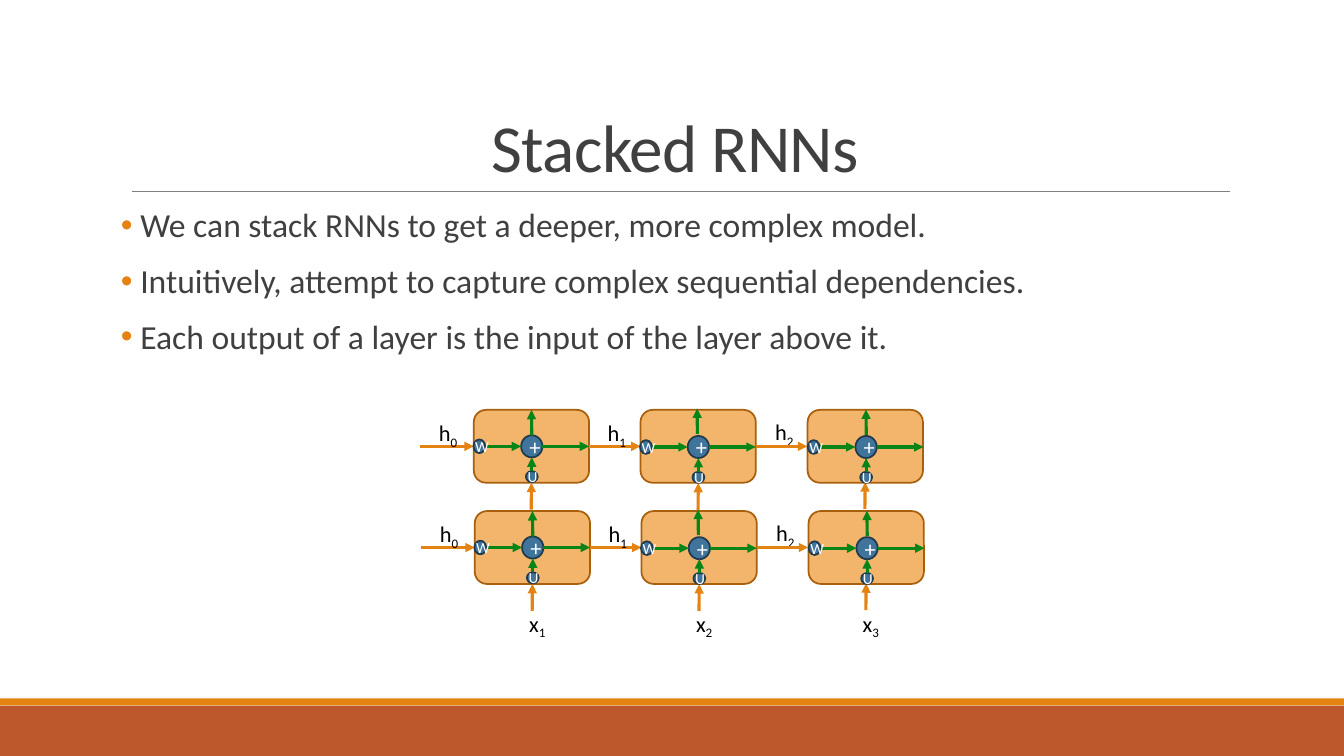
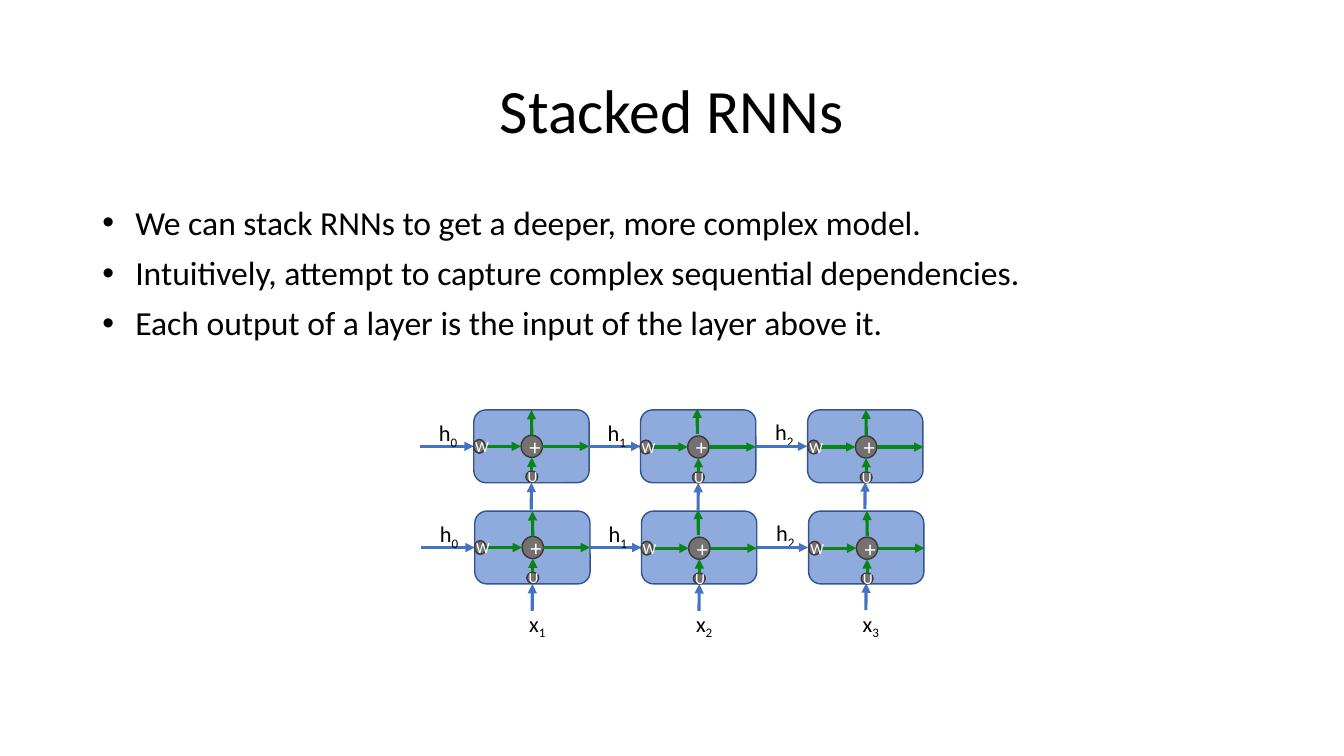
Before and after one commit to TomerVolk/NLP_2021_2022_Winter_Tutorials, a slide deck: slide 8 of Tutorial_04/Tutorial 04 - RNN and LSTM.pptx. Drawn at 1344x756 pixels with LibreOffice and Linux fonts; fonts in the diff are those of the drawing. Boxes give left, top, right and bottom in pixels: in the first picture for what was removed or moved away, otherwise in the second. Text is boxed around its words. In the diff, an @@ line names an element or a change of style, - is before the commit and + after.

```diff
--- a/Tutorial_04/Tutorial 04 - RNN and LSTM.pptx
+++ b/Tutorial_04/Tutorial 04 - RNN and LSTM.pptx
@@ title "Stacked RNNs" moved from (x1=492, y1=125, x2=858, y2=173) to (x1=500, y1=90, x2=844, y2=134) @@
@@ title "Stacked RNNs" at (x1=500, y1=90, x2=844, y2=134): size 48 to 44 pt, text colour #404040 to #000000, letter spacing -0.5 to 0 pt; line spacing 0.85 to 0.9; vertical alignment bottom to middle @@
@@ text "We can stack RNNs to ..." at (x1=135, y1=211, x2=1020, y2=341): text colour #404040 to #000000; indent changed; less space between paragraphs @@
@@ line removed from (132, 192) to (1231, 192) @@
@@ arrow (420, 447) - (474, 447): stroke #E48312 2.25 pt to #4472C4 2.25 pt @@
@@ arrow (589, 447) - (640, 447): stroke #E48312 2.25 pt to #4472C4 2.25 pt @@
@@ arrow (756, 447) - (808, 447): stroke #E48312 2.25 pt to #4472C4 2.25 pt @@
@@ arrow (531, 510) - (531, 483): stroke #E48312 2.25 pt to #4472C4 2.25 pt @@
@@ arrow (699, 510) - (699, 483): stroke #E48312 2.25 pt to #4472C4 2.25 pt @@
@@ arrow (865, 509) - (865, 482): stroke #E48312 2.25 pt to #4472C4 2.25 pt @@
@@ fill #F3B56C to #8FAADC; outline #A9610D 1.25 pt to #325491 1 pt in 6 elements at (x1=474, y1=410, x2=589, y2=483), (x1=640, y1=410, x2=755, y2=483), (x1=808, y1=410, x2=923, y2=483), (x1=475, y1=511, x2=590, y2=584), (x1=641, y1=511, x2=756, y2=584), (x1=809, y1=511, x2=924, y2=584) @@
@@ fill #40749B to #767171; outline #203A4E 1.25 pt to #3B3838 1 pt in 18 elements at (x1=474, y1=440, x2=486, y2=454), (x1=526, y1=471, x2=538, y2=482), (x1=640, y1=441, x2=652, y2=455), (x1=693, y1=472, x2=705, y2=483), (x1=808, y1=441, x2=820, y2=455), (x1=860, y1=472, x2=872, y2=483), (x1=475, y1=540, x2=487, y2=555), (x1=527, y1=573, x2=539, y2=584), (x1=641, y1=541, x2=653, y2=556), (x1=694, y1=573, x2=706, y2=584), (x1=809, y1=541, x2=821, y2=556), (x1=861, y1=573, x2=873, y2=584), (x1=521, y1=436, x2=542, y2=458), (x1=688, y1=436, x2=709, y2=458), (x1=856, y1=436, x2=877, y2=458), (x1=522, y1=536, x2=543, y2=559), (x1=689, y1=537, x2=710, y2=560), (x1=857, y1=537, x2=878, y2=560) @@
@@ arrow (421, 547) - (475, 547): stroke #E48312 2.25 pt to #4472C4 2.25 pt @@
@@ arrow (590, 547) - (641, 547): stroke #E48312 2.25 pt to #4472C4 2.25 pt @@
@@ arrow (757, 547) - (809, 547): stroke #E48312 2.25 pt to #4472C4 2.25 pt @@
@@ arrow (532, 611) - (532, 584): stroke #E48312 2.25 pt to #4472C4 2.25 pt @@
@@ arrow (699, 611) - (700, 584): stroke #E48312 2.25 pt to #4472C4 2.25 pt @@
@@ arrow (866, 610) - (866, 584): stroke #E48312 2.25 pt to #4472C4 2.25 pt @@
@@ rectangle removed at (x1=0, y1=706, x2=1344, y2=756) @@
@@ rectangle removed at (x1=0, y1=699, x2=1344, y2=706) @@
```
Also in this commit, not shown: 20 other slides changed, 56 other files.
